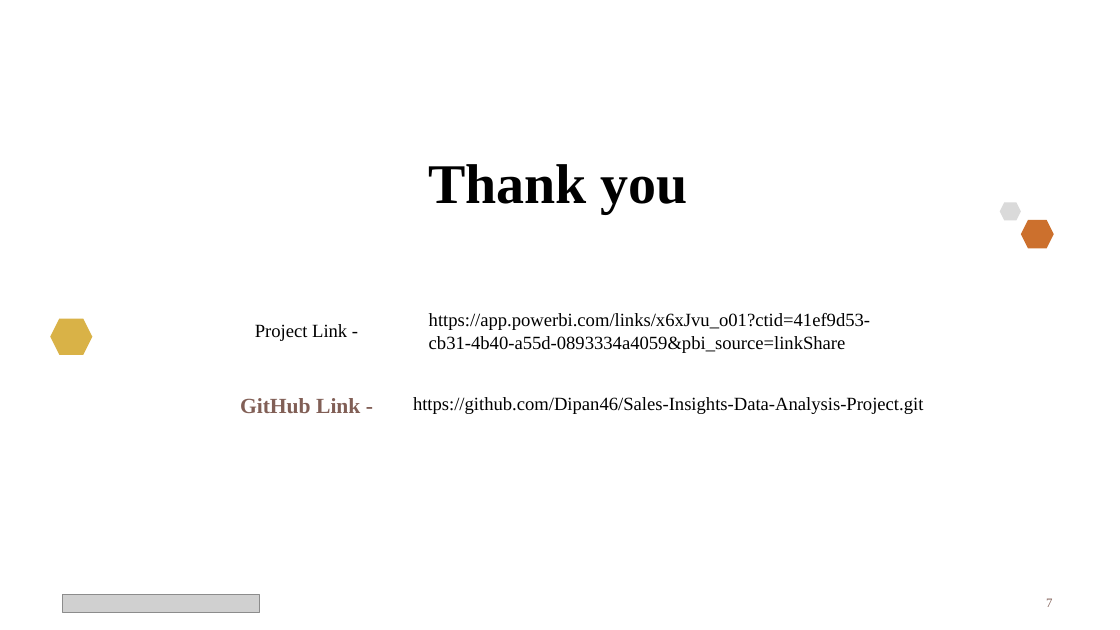
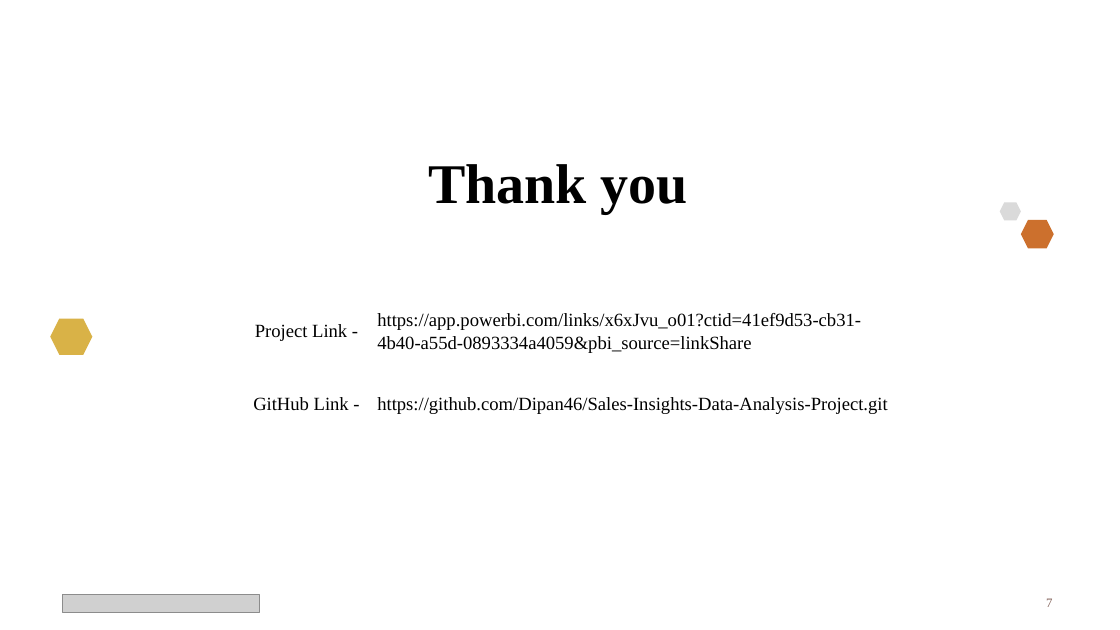
Before and after one commit to Dipan46/Sales-Insights-Data-Analysis-Project, a slide deck: slide 7 of PPT/Sales.pptx. Drawn at 1120x630 pixels with LibreOffice and Linux fonts; fonts in the diff are those of the drawing; grey boxes stand for pictures; background and template pictures are left out. Boxes give left, top, right and bottom in pixels: in the first picture for what was removed or moved away, otherwise in the second. Text is boxed around its words. In the diff, an @@ line names an element or a change of style, - is before the commit and + after.

```diff
--- a/PPT/Sales.pptx
+++ b/PPT/Sales.pptx
@@ text "https://app.powerbi.com/links/x6xJvu_o01?ctid=41ef9d53-cb31- ..." rewrapped from [429,313,870,353] to [377,313,861,353] @@
@@ text "GitHub Link -" at [253,397,349,411]: size 18.5 to 16 pt, text colour #815F56 to #000000, bold off @@
@@ text "https://github.com/Dipan46/Sales-Insights-Data-Analysis-Proj ...": place and size @@
-text "https://github.com/Dipan46/Sales-Insights-Data-Analysis-Proj ..." at [413,397,923,414]
+text "https://github.com/Dipan46/Sales-Insights-Data-Analysis-Proj ..." at [377,397,887,414]
```
Also in this commit, not shown: 5 other slides changed.
